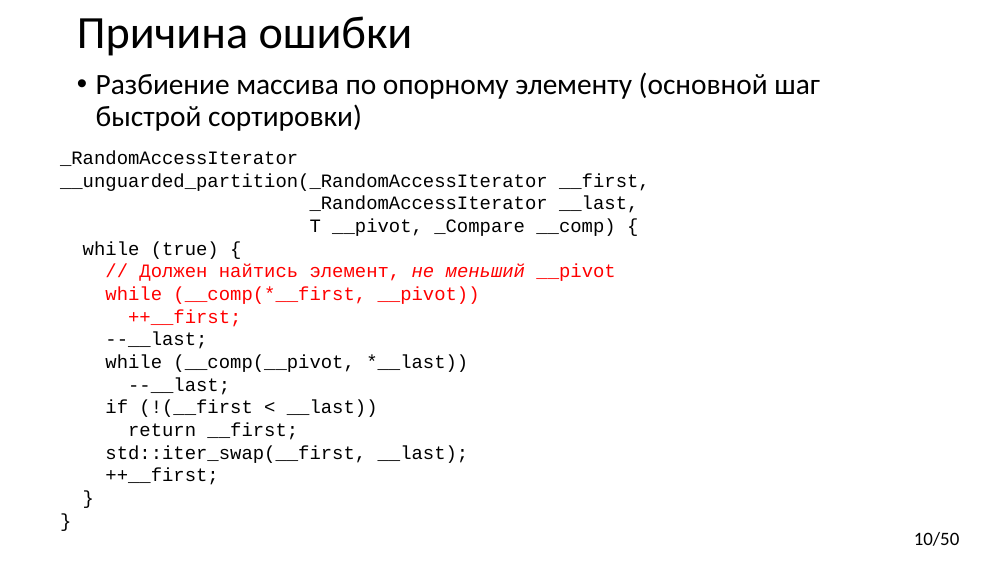
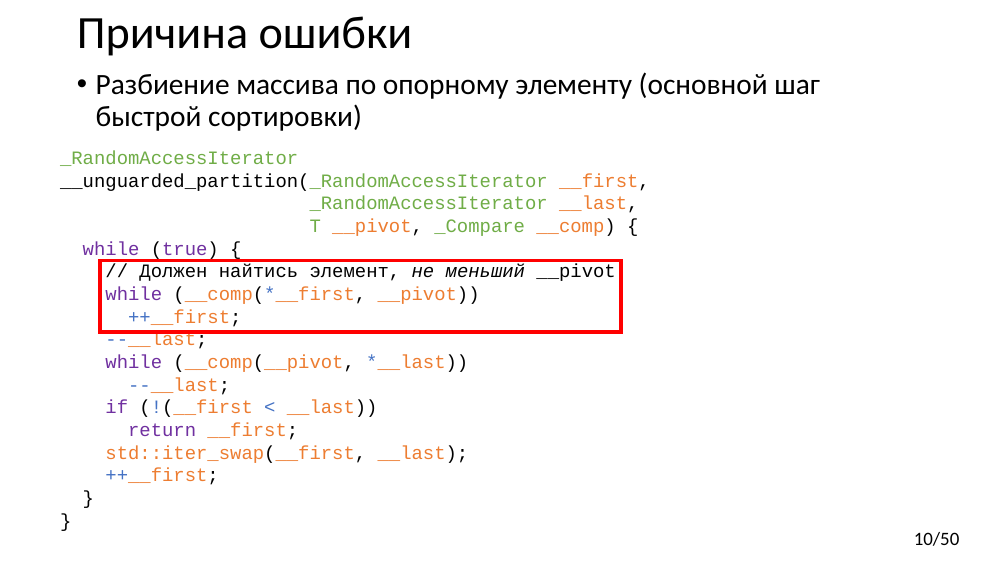
Before and after one commit to yugr/CppRussia, a slide deck: slide 10 of 2023/RU.pptx. Drawn at 1008x567 pixels with LibreOffice and Linux fonts; fonts in the diff are those of the drawing. Boxes give left, top, right and bottom in pixels: in the first picture for what was removed or moved away, otherwise in the second. Text is boxed around its words. In the diff, an @@ line names an element or a change of style, - is before the commit and + after.

Commit message:
Format code examples.

```diff
--- a/2023/RU.pptx
+++ b/2023/RU.pptx
@@ text at bbox=[60, 151, 650, 485]: text colour #000000 to #70AD47 in "_RandomAccessIterator", "__unguarded_partition(_RandomAccessIterator", "_RandomAccessIterator", "T _Compare"; text colour #000000 to #ED7D31 in "__first,", "__last,", "__pivot, __comp)", "--__last;" and 6 more places; text colour #000000 to #7030A0 in "while (true)", "while", "if", "return"; text colour #FF0000 to #000000 in "// Должен найтись элемент, не меньший __pivot", "(__comp(*__first, __pivot))", "++__first;"; text colour #FF0000 to #7030A0 in "while"; text colour #FF0000 to #ED7D31 in "(__comp(*__first, __pivot))", "++__first;"; text colour #FF0000 to #4472C4 in "(__comp(*__first,", "++__first;"; text colour #000000 to #4472C4 in "--__last;", "*__last))", "--__last;", "(!(__first <" and 1 more places @@
@@ rectangle added at bbox=[101, 261, 622, 332], outline #FF0000 3.75 pt @@
```
Also in this commit, not shown: 22 other slides changed.
